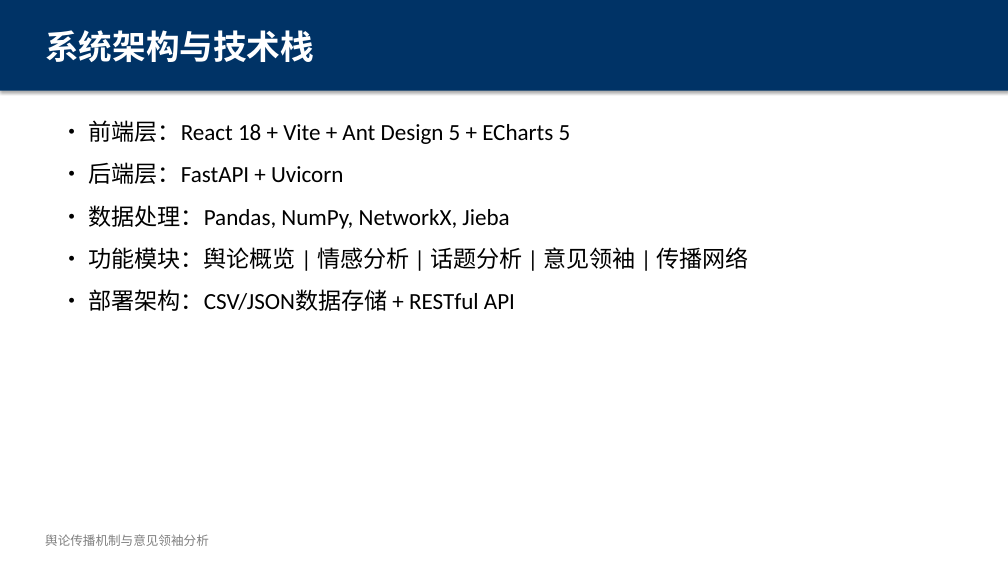
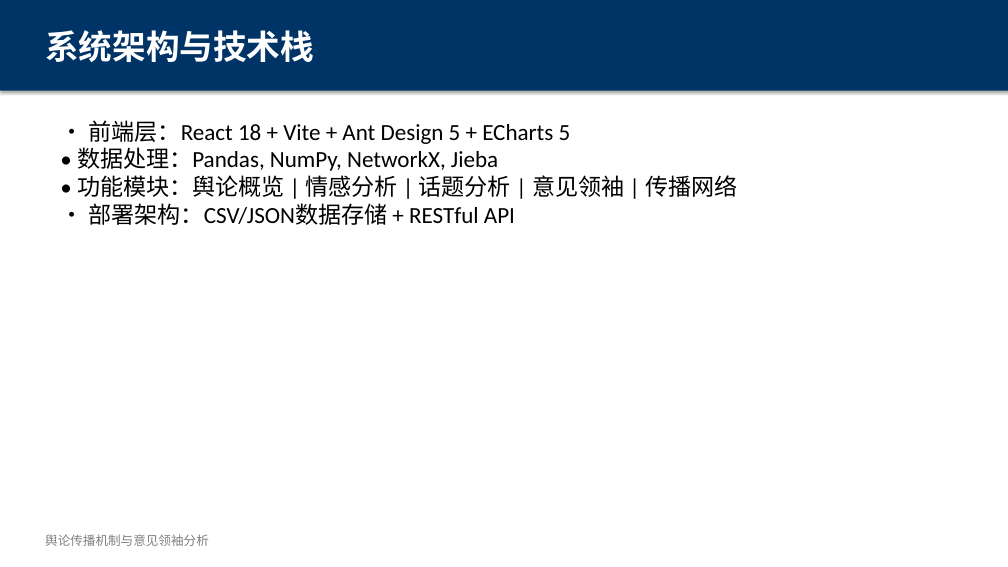
Before and after one commit to LeonTang-LeonTang/OpinionLens, a slide deck: slide 19 of 舆论分析研究.pptx. Drawn at 1008x567 pixels with LibreOffice and Linux fonts; fonts in the diff are those of the drawing. Boxes give left, top, right and bottom in pixels: in the first picture for what was removed or moved away, otherwise in the second. Text is boxed around its words. In the diff, an @@ line names an element or a change of style, - is before the commit and + after.

```diff
--- a/舆论分析研究.pptx
+++ b/舆论分析研究.pptx
@@ text at (77, 120, 737, 225): text changed @@
-• 前端层：React 18 + Vite + Ant Design 5 + ECharts 5
-• 后端层：FastAPI + Uvicorn
-• 数据处理：Pandas, NumPy, NetworkX, Jieba
-• 功能模块：舆论概览 | 情感分析 | 话题分析 | 意见领袖 | 传播网络
-• 部署架构：CSV/JSON数据存储 + RESTful API
+• 前端层：React 18 + Vite + Ant Design 5 + ECharts 5
+• 数据处理：Pandas, NumPy, NetworkX, Jieba
+• 功能模块：舆论概览 | 情感分析 | 话题分析 | 意见领袖 | 传播网络
+• 部署架构：CSV/JSON数据存储 + RESTful API
```
Also in this commit, not shown: 4 other slides changed, 4 other files.
